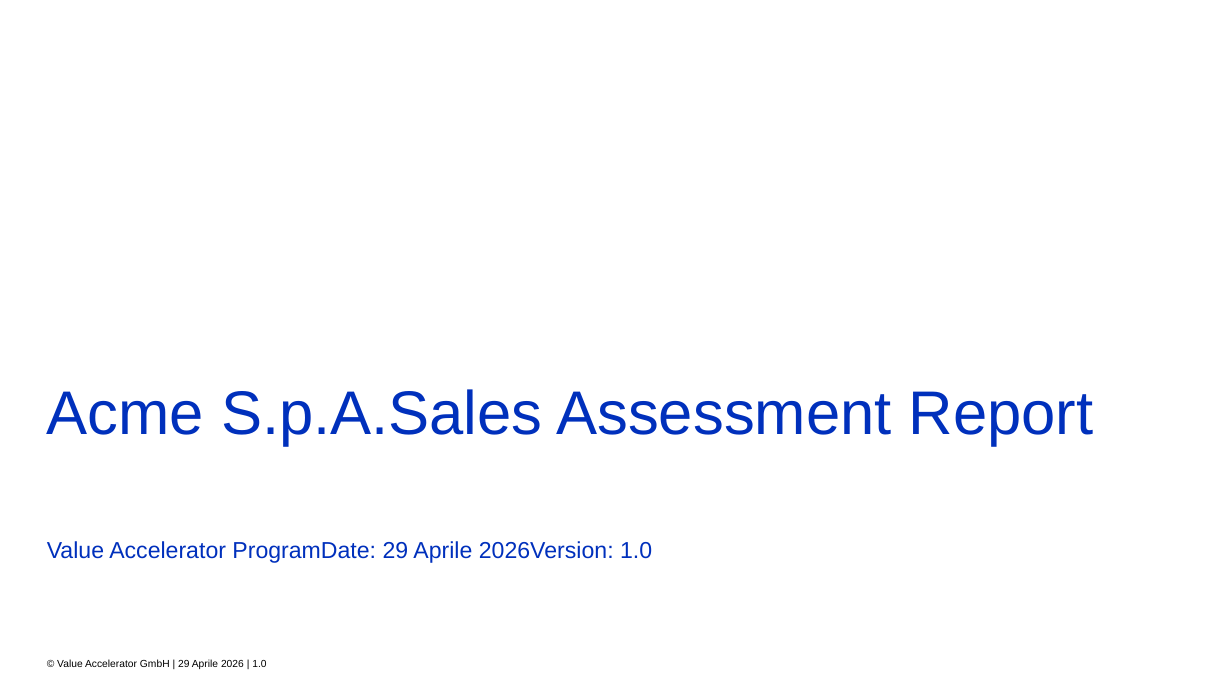
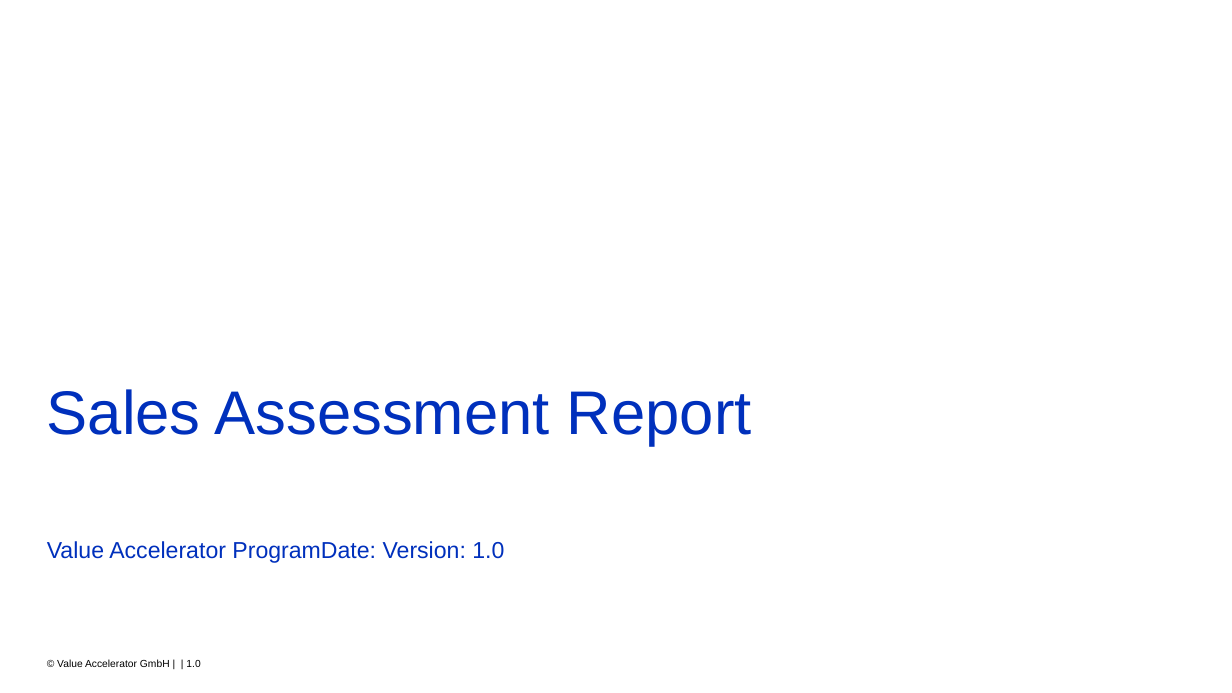
Before and after one commit to riolaf05/pptx-python-connector, a slide deck: slide 1 of report_compilato.pptx. Drawn at 1232x693 pixels with LibreOffice and Linux fonts; fonts in the diff are those of the drawing; background and template pictures are left out. Boxes give left, top, right and bottom in pixels: in the first picture for what was removed or moved away, otherwise in the second. Text is boxed around its words. In the diff, an @@ line names an element or a change of style, - is before the commit and + after.

```diff
--- a/report_compilato.pptx
+++ b/report_compilato.pptx
@@ title at (47, 389, 752, 446): text changed @@
-Acme S.p.A.Sales Assessment Report
+Sales Assessment Report
@@ text at (47, 541, 504, 563): text changed @@
-Value Accelerator ProgramDate: 29 Aprile 2026Version: 1.0
+Value Accelerator ProgramDate: Version: 1.0
@@ text at (57, 659, 200, 667): text changed @@
-© Value Accelerator GmbH | 29 Aprile 2026 | 1.0
+© Value Accelerator GmbH | | 1.0
```
Also in this commit, not shown: 12 other slides changed, 4 other files.
